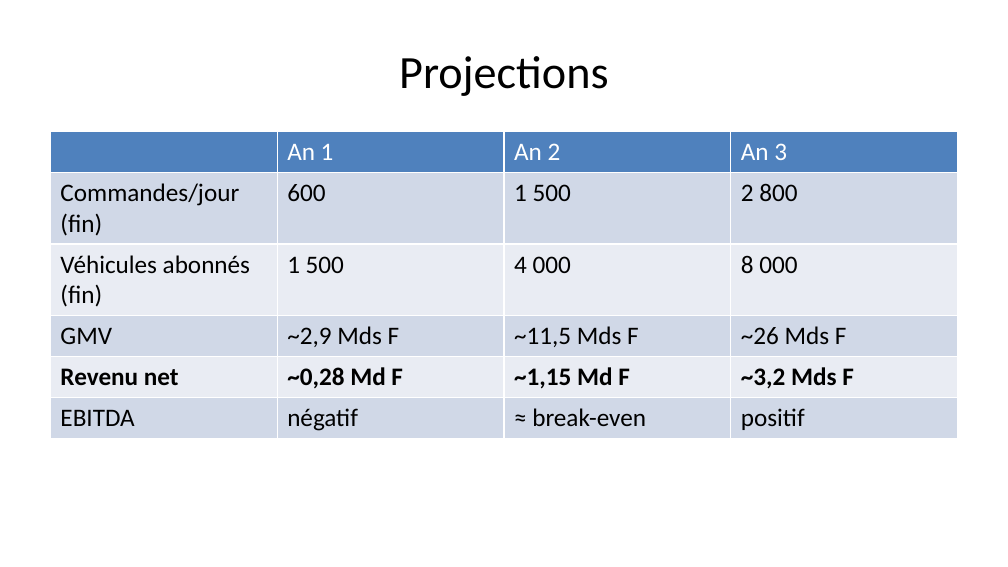
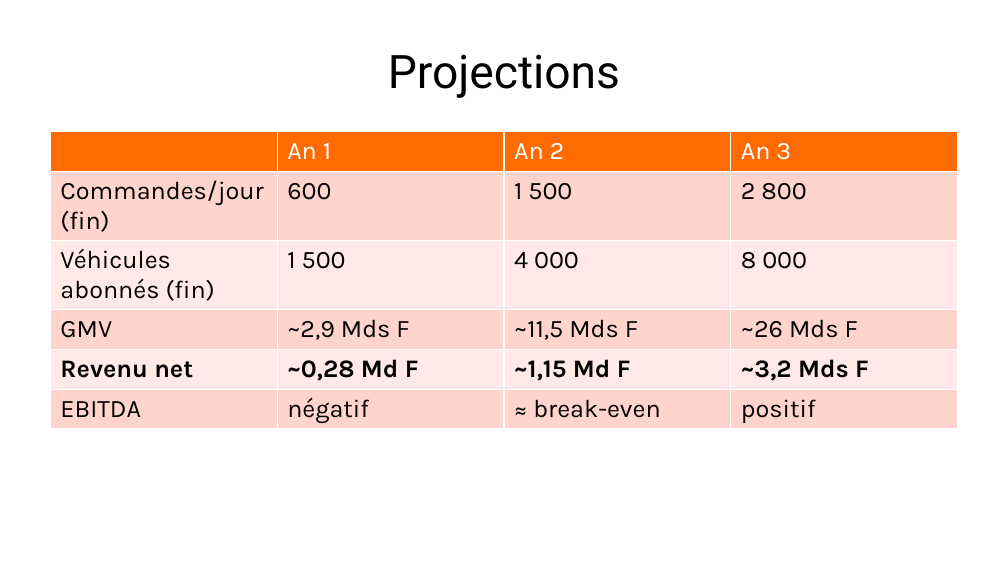
Before and after one commit to Fefer79/pieces, a slide deck: slide 12 of docs/pitch-deck-pieces-2026-06.pptx. Drawn at 1008x567 pixels with LibreOffice and Linux fonts; fonts in the diff are those of the drawing. Boxes give left, top, right and bottom in pixels: in the first picture for what was removed or moved away, otherwise in the second. Text is boxed around its words. In the diff, an @@ line names an element or a change of style, - is before the commit and + after.

```diff
--- a/docs/pitch-deck-pieces-2026-06.pptx
+++ b/docs/pitch-deck-pieces-2026-06.pptx
@@ title "Projections" at (388,54,620,98): font Calibri to Roboto @@
@@ table at (50,132,958,506) @@
@@ fill #4F81BD to #FF6B00 in row 1 @@
@@ fill #D0D8E8 to #FFD4CC in 12 cells @@
@@ fill #E9EDF4 to #FFEBE7 in 8 cells @@
@@ font Calibri to Karla @@
```
Also in this commit, not shown: 13 other slides changed, 2 other files.
